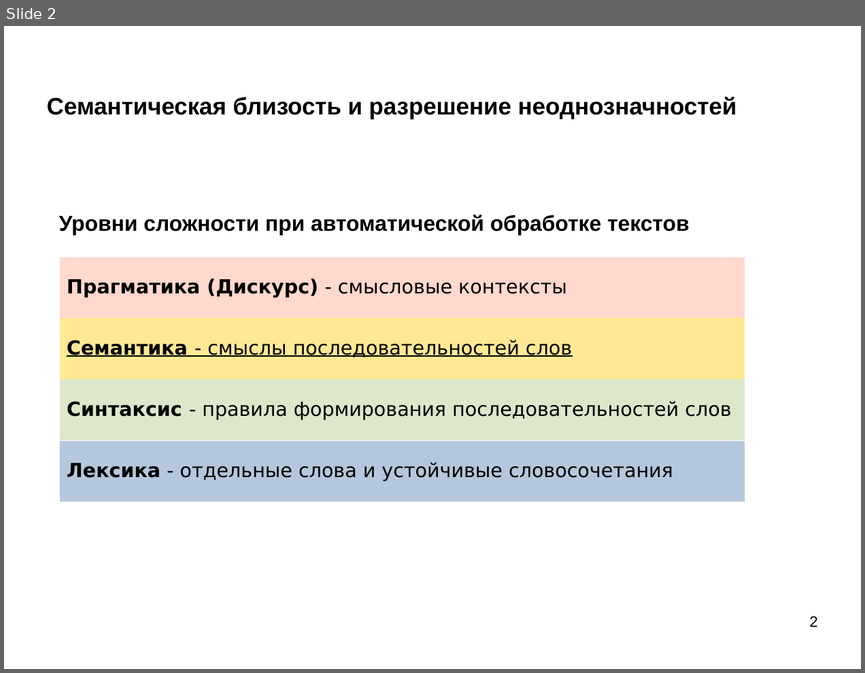
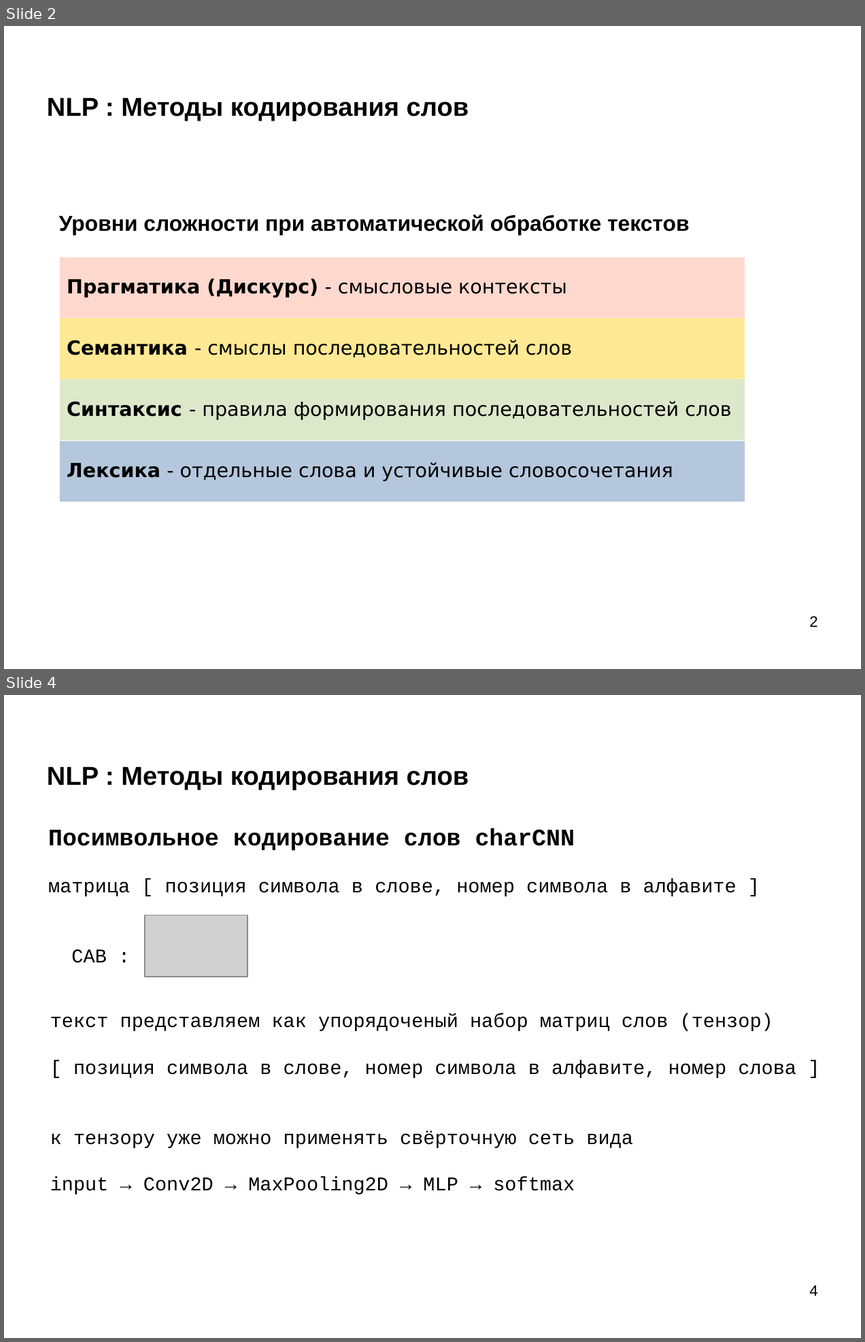
Before and after one commit to mechanoid5/ml_lectorium_legacy, a slide deck: 29-text-w2v.odp. Shown one above the other, each under a label of ours: slide 2 before the commit, slides 2 and 4 after it; the slides between them are not shown. The pictures are 865x673 and 865x1342 pixels, drawn with LibreOffice and Linux fonts; fonts in the diff are those of the drawing; grey boxes stand for pictures; background and template pictures are left out. Boxes give left, top, right and bottom in pixels: in the first picture for what was removed or moved away, otherwise in the second. Text is boxed around its words. In the diff, an @@ line names an element or a change of style, - is before the commit and + after.

```diff
--- a/29-text-w2v.odp
+++ b/29-text-w2v.odp
@@ slide 4 added at box(4, 695, 861, 1338), background picture (left out) @@
@@ title added at box(47, 766, 469, 790), 24 pt, text #000000, bold @@
+NLP : Методы кодирования слов
@@ text added at box(48, 828, 736, 963), 18 pt, text #000000 @@
+Посимвольное кодирование слов charCNN
+матрица [ позиция символа в слове, номер символа в алфавите ]
+CAB :
@@ picture added at box(145, 915, 247, 977) @@
@@ text added at box(50, 1013, 796, 1194), 18 pt, text #000000 @@
+текст представляем как упорядоченый набор матриц слов (тензор)
+[ позиция символа в слове, номер символа в алфавите, номер слова ]
+к тензору уже можно применять свёрточную сеть вида
+input → Conv2D → MaxPooling2D → MLP → softmax
@@ page number added at box(809, 1285, 817, 1295), 14 pt, text #000000 @@
+4
@@ slide 2 changed as well @@
@@ title at box(47, 97, 469, 121): text changed; size 22 to 24 pt @@
-Семантическая близость и разрешение неоднозначностей
+NLP : Методы кодирования слов
@@ table at box(59, 256, 745, 501) @@
@@ underline off in "Семантика - смыслы последовательностей слов" @@
```
Also in this commit, not shown: 13 other slides changed, 2 other slides added, 14 slides removed, 7 other files.
